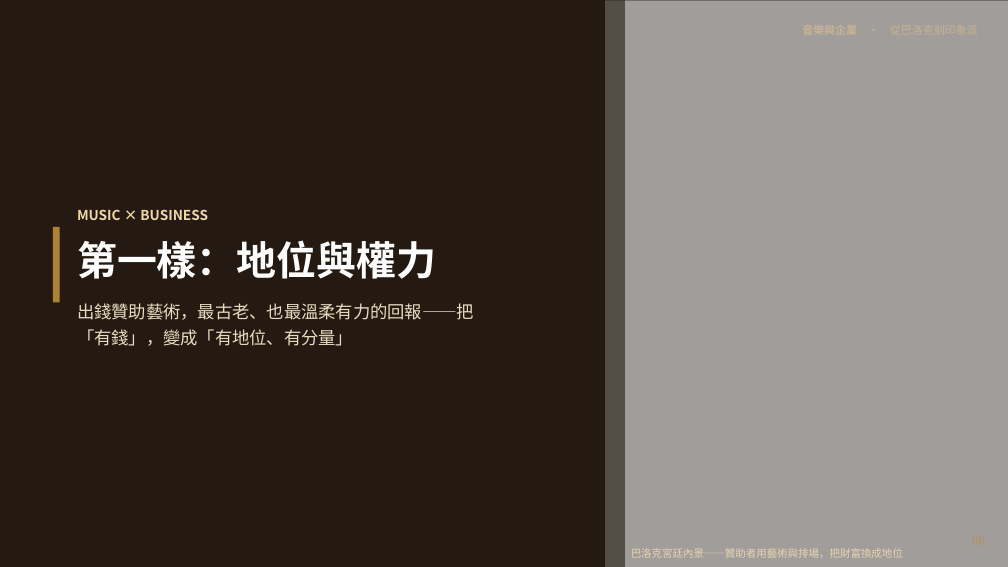
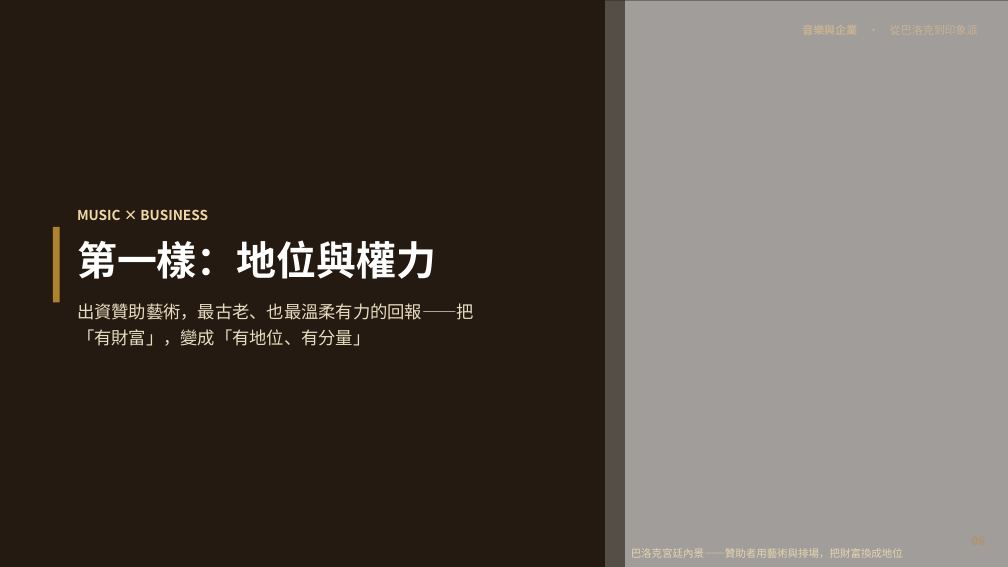
Before and after one commit to kblab2024/music-business-lecture, a slide deck: slide 6 of docs/downloads/音樂與企業-投影片.pptx. Drawn at 1008x567 pixels with LibreOffice and Linux fonts; fonts in the diff are those of the drawing; grey boxes stand for pictures. Boxes give left, top, right and bottom in pixels: in the first picture for what was removed or moved away, otherwise in the second. Text is boxed around its words. In the diff, an @@ line names an element or a change of style, - is before the commit and + after.

```diff
--- a/docs/downloads/音樂與企業-投影片.pptx
+++ b/docs/downloads/音樂與企業-投影片.pptx
@@ text at [77,303,474,346]: text changed @@
-出錢贊助藝術，最古老、也最溫柔有力的回報——把「有錢」，變成「有地位、有分量」
+出資贊助藝術，最古老、也最溫柔有力的回報——把「有財富」，變成「有地位、有分量」
```
Also in this commit, not shown: 28 other slides changed, 7 other files.
